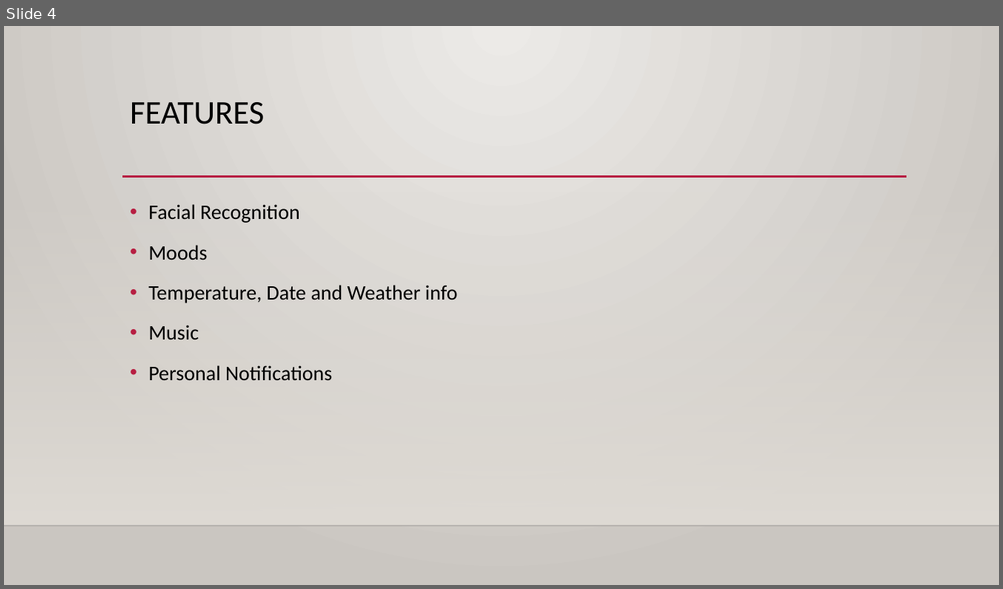
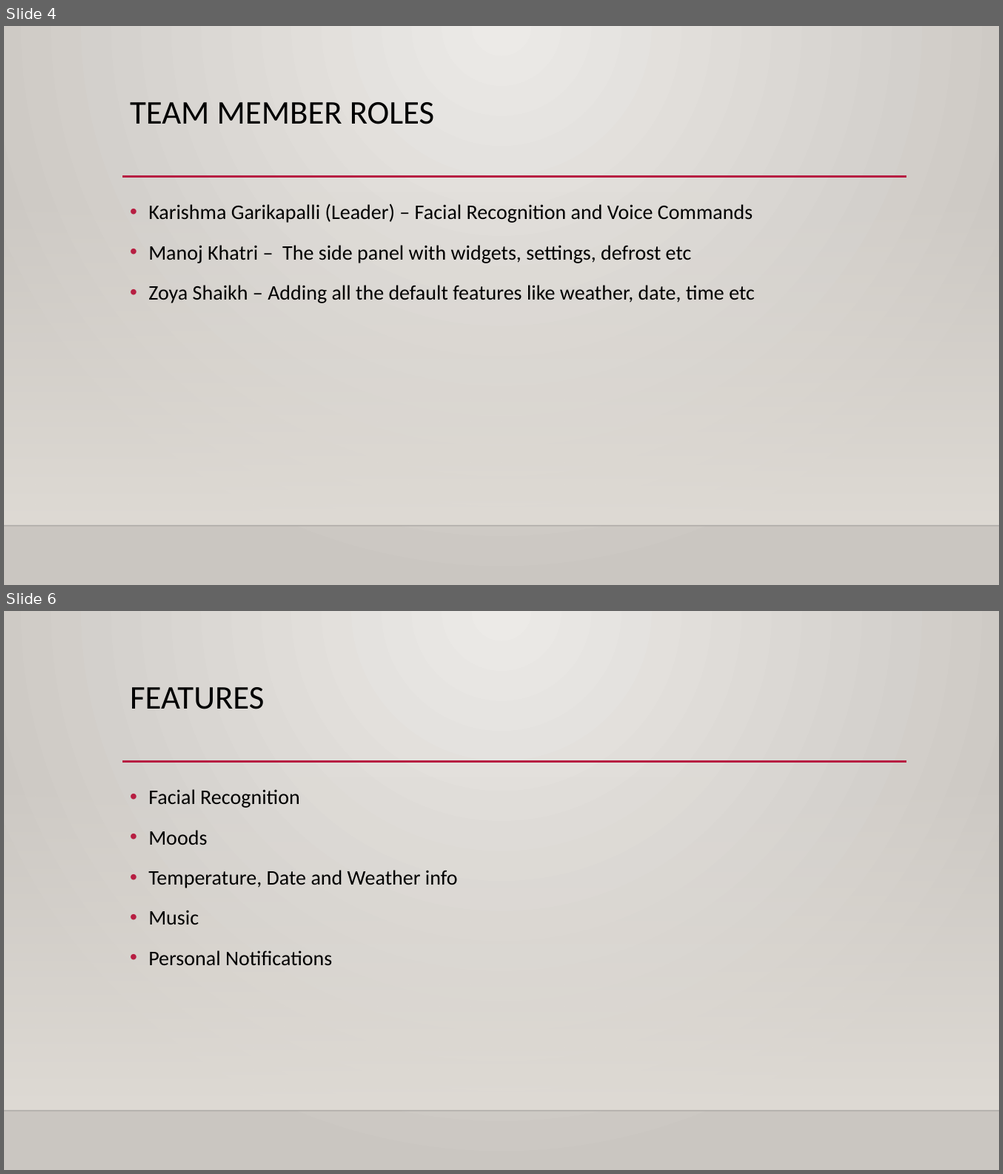
Before and after one commit to DurgaPrasadGanta/SmartReflection, a slide deck: Smart Relection.pptx. Shown one above the other, each under a label of ours: slide 4 before the commit, slides 4 and 6 after it; the slides between them are not shown. The pictures are 1003x589 and 1003x1174 pixels, drawn with LibreOffice and Linux fonts; fonts in the diff are those of the drawing; background and template pictures are left out. Boxes give left, top, right and bottom in pixels: in the first picture for what was removed or moved away, otherwise in the second. Text is boxed around its words. In the diff, an @@ line names an element or a change of style, - is before the commit and + after.

```diff
--- a/Smart Relection.pptx
+++ b/Smart Relection.pptx
@@ slide 4 added at (x1=4, y1=26, x2=999, y2=585), background gradient #ECEAE7 to #CAC7C1; not listed: 3 template elements that a slide beside it also shows @@
@@ title added at (x1=130, y1=102, x2=434, y2=124), 32 pt, text #000000 @@
+TEAM MEMBER ROLES
@@ text added at (x1=148, y1=204, x2=754, y2=304), 20 pt, text #000000 @@
+• Karishma Garikapalli (Leader) – Facial Recognition and Voice Commands
+• Manoj Khatri – The side panel with widgets, settings, defrost etc
+• Zoya Shaikh – Adding all the default features like weather, date, time etc
@@ what was slide 4 is now slide 6 @@
```
Also in this commit, not shown: 2 slides changed, 2 other slides added, 1 other file.
